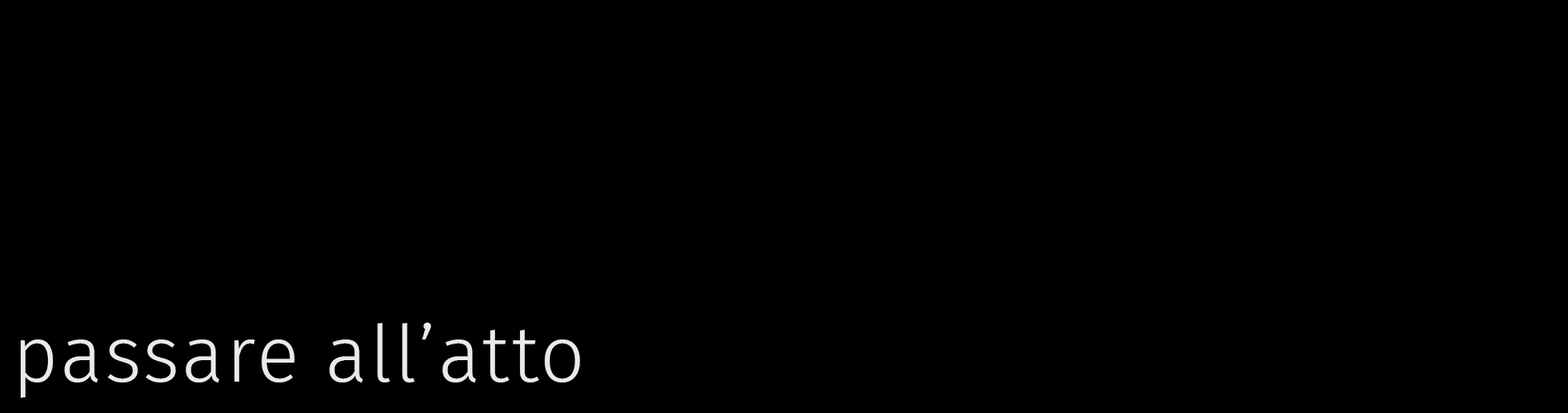
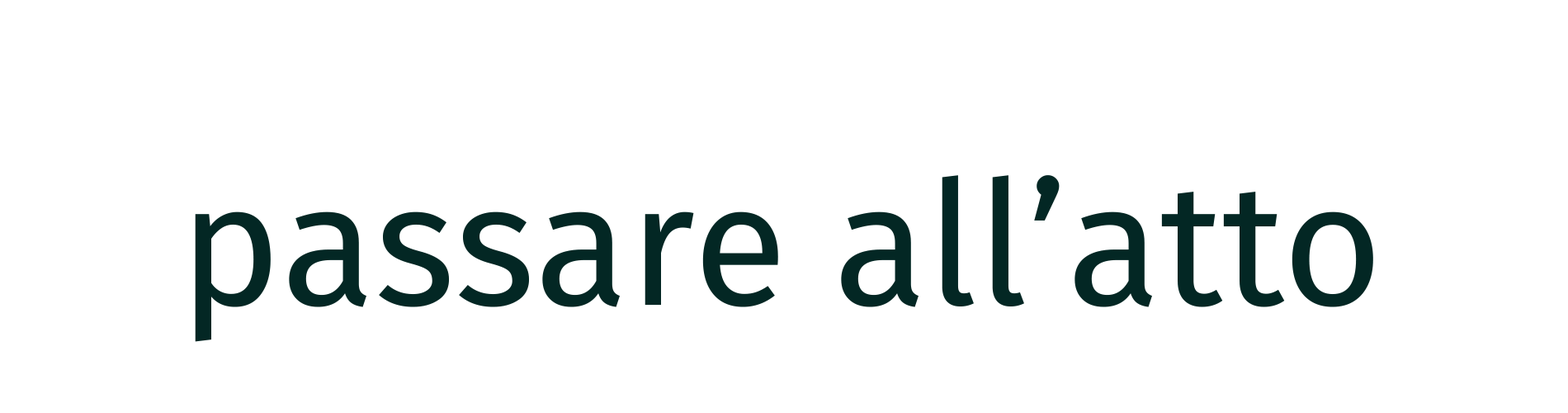
Comparing the layer stacks of the two (1568, 413) images. Changes:
painted on "passare all’atto" over box(20, 174, 1374, 398)
hid "Rectangle 2" over box(0, 0, 1568, 413)
